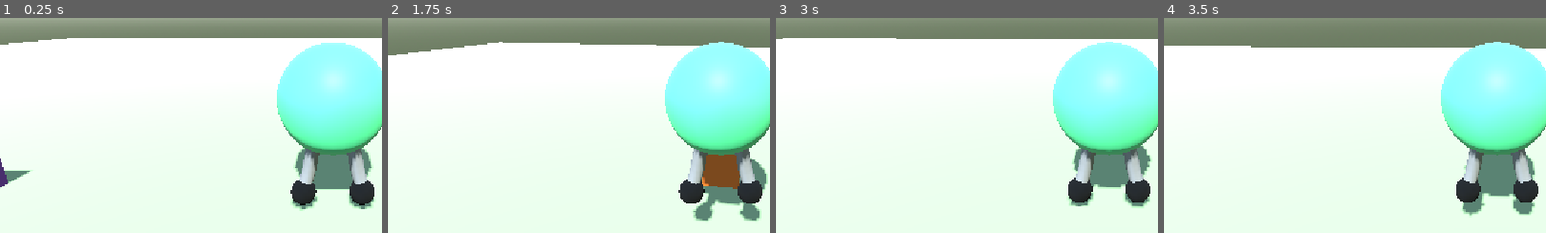
Above: before the commit, frames 1-4 (left to right).
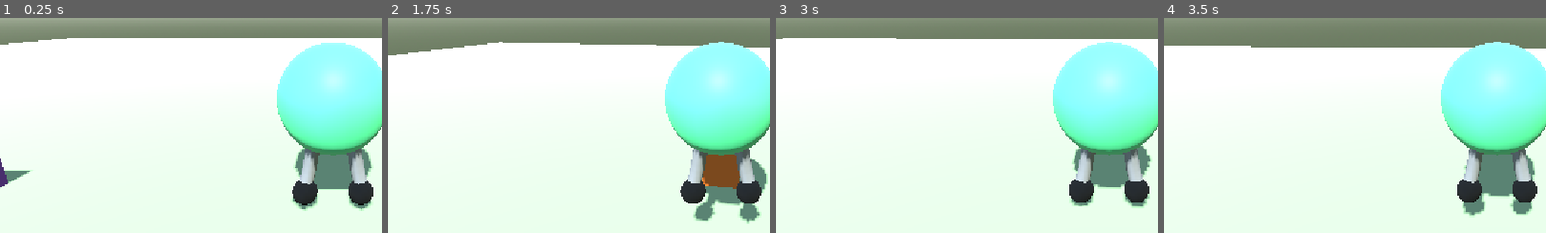
Above: after the commit, the same moments.

Repository: ar-bh/slingshot-boy
Game: Godot game, scene res://player/game.tscn
Same seed, same stepped clock (60 frames per second), same inputs: the game is played once before the commit and once after it.
Inputs (mouse positions are % of the whole screen's width and height, from its top left):
- Up to frame 1 (0.25 s): no input
- Up to frame 2 (1.75 s): tap Enter at 0.5 s; move the mouse to (55, 50) at 0.52 s; hold W (move_forward) from 0.53 s (still down); tap Alt at 0.6 s; tap Space (jump) at 0.77, 1.52 s; move the mouse to (45, 50) at 1.27 s; tap Shift at 1.35 s
- Up to frame 3 (3 s): keep holding W (move_forward); move the mouse to (52, 48) at 2.02 s; tap Alt at 2.1 s; move the mouse to (49, 52) at 2.77 s; tap Shift at 2.85 s
- Up to frame 4 (3.5 s): keep holding W (move_forward); tap Space (jump) at 3.02 s
The pictures show only the part of the screen within x 6-56%, y 34-84%; the shares and areas given below are measured in that part.

The runs differ from the first frame. In frame 1, 0.3% of the frame differs, in the area x 76-98%, y 61-90%; in frame 2, 0.3%; in frame 3, 0.3%; in frame 4, 0.4%, in the area x 76-98%, y 61-92%.

Commit message:
editable joints (Updated slingshot_boy.tscn)

Diff:
--- a/player/slingshot_boy.tscn
+++ b/player/slingshot_boy.tscn
@@ -14,14 +14,14 @@
 
 [sub_resource type="Curve3D" id="Curve3D_mn11d"]
 _data = {
-"points": PackedVector3Array(0, 0, 0, 0, 0, 0, -0.318997, -0.387567, 0, 0, 0, 0, 0, 0, 0, -0.34343657, -0.62170213, 0.040135138, 0, 0, 0, 0, 0, 0, -0.36915556, -0.8392706, 0.07258638, 0, 0, 0, 0, 0, 0, -0.39615387, -1.0402727, 0.09735372, 0, 0, 0, 0, 0, 0, -0.4244316, -1.2247081, 0.114437155, 0, 0, 0, 0, 0, 0, -0.45398867, -1.3925769, 0.12383669, 0, 0, 0, 0, 0, 0, -0.48482513, -1.5438794, 0.12555233, 0, 0, 0, 0, 0, 0, -0.51694095, -1.6786151, 0.11958407, 0, 0, 0, 0, 0, 0, -0.5503361, -1.7967844, 0.10593189, 0, 0, 0, 0, 0, 0, -0.58501077, -1.8983872, 0.08459583, 0, 0, 0, 0, 0, 0, -0.62096465, -1.9834234, 0.05557586, 0, 0, 0, 0, 0, 0, -0.658198, -2.051893, 0.018871993),
+"points": PackedVector3Array(0, 0, 0, 0, 0, 0, -0.318997, -0.387567, 0, 0, 0, 0, 0, 0, 0, -0.34544182, -0.62170213, 0.040135138, 0, 0, 0, 0, 0, 0, -0.37227485, -0.8392706, 0.07258638, 0, 0, 0, 0, 0, 0, -0.39949596, -1.0402727, 0.09735372, 0, 0, 0, 0, 0, 0, -0.42710525, -1.2247081, 0.114437155, 0, 0, 0, 0, 0, 0, -0.45510268, -1.3925769, 0.12383669, 0, 0, 0, 0, 0, 0, -0.4834883, -1.5438794, 0.12555233, 0, 0, 0, 0, 0, 0, -0.512262, -1.6786151, 0.11958407, 0, 0, 0, 0, 0, 0, -0.5414239, -1.7967844, 0.10593189, 0, 0, 0, 0, 0, 0, -0.570974, -1.8983872, 0.08459583, 0, 0, 0, 0, 0, 0, -0.60091215, -1.9834234, 0.05557586, 0, 0, 0, 0, 0, 0, -0.63123846, -2.051893, 0.018871993),
 "tilts": PackedFloat32Array(0, 0, 0, 0, 0, 0, 0, 0, 0, 0, 0, 0)
 }
 point_count = 12
 
 [sub_resource type="Curve3D" id="Curve3D_ekwqv"]
 _data = {
-"points": PackedVector3Array(0, 0, 0, 0, 0, 0, 0.318997, -0.387567, 0, 0, 0, 0, 0, 0, 0, 0.34343657, -0.62170213, 0.040135138, 0, 0, 0, 0, 0, 0, 0.36915556, -0.8392706, 0.07258638, 0, 0, 0, 0, 0, 0, 0.39615387, -1.0402727, 0.09735372, 0, 0, 0, 0, 0, 0, 0.4244316, -1.2247081, 0.114437155, 0, 0, 0, 0, 0, 0, 0.45398867, -1.3925769, 0.12383669, 0, 0, 0, 0, 0, 0, 0.48482513, -1.5438794, 0.12555233, 0, 0, 0, 0, 0, 0, 0.51694095, -1.6786151, 0.11958407, 0, 0, 0, 0, 0, 0, 0.5503361, -1.7967844, 0.10593189, 0, 0, 0, 0, 0, 0, 0.58501077, -1.8983872, 0.08459583, 0, 0, 0, 0, 0, 0, 0.62096465, -1.9834234, 0.05557586, 0, 0, 0, 0, 0, 0, 0.658198, -2.051893, 0.018871993),
+"points": PackedVector3Array(0, 0, 0, 0, 0, 0, 0.318997, -0.387567, 0, 0, 0, 0, 0, 0, 0, 0.34558997, -0.6216719, 0.04015128, 0, 0, 0, 0, 0, 0, 0.37250525, -0.8392237, 0.07261148, 0, 0, 0, 0, 0, 0, 0.39974287, -1.0402223, 0.097380616, 0, 0, 0, 0, 0, 0, 0.42730275, -1.2246678, 0.11445867, 0, 0, 0, 0, 0, 0, 0.455185, -1.3925602, 0.12384565, 0, 0, 0, 0, 0, 0, 0.48338956, -1.5438995, 0.12554157, 0, 0, 0, 0, 0, 0, 0.5119164, -1.6786857, 0.1195464, 0, 0, 0, 0, 0, 0, 0.5407655, -1.7969186, 0.10586016, 0, 0, 0, 0, 0, 0, 0.56993705, -1.8985987, 0.08448284, 0, 0, 0, 0, 0, 0, 0.5994308, -1.9837253, 0.055414457, 0, 0, 0, 0, 0, 0, 0.62924695, -2.052299, 0.018654995),
 "tilts": PackedFloat32Array(0, 0, 0, 0, 0, 0, 0, 0, 0, 0, 0, 0)
 }
 point_count = 12
@@ -40,52 +40,51 @@
 transform = Transform3D(1, 0, 0, 0, 1, 0, 0, 0, 1, 0, 2.2018938, 0)
 
 [node name="Skeleton" type="Skeleton3D" parent="SlingshotMesh" unique_id=1521935051]
-show_rest_only = true
 bones/0/name = "LeftHip"
 bones/0/parent = -1
 bones/0/rest = Transform3D(1, 0, 0, 0, 1, 0, 0, 0, 1, -0.318997, -0.787567, 0)
 bones/0/enabled = true
-bones/0/position = Vector3(0, 0, 0)
+bones/0/position = Vector3(-0.318997, -0.787567, 0)
 bones/0/rotation = Quaternion(0, 0, 0, 1)
 bones/0/scale = Vector3(1, 1, 1)
 bones/1/name = "LeftKnee"
 bones/1/parent = 0
 bones/1/rest = Transform3D(1, 0, 0, 0, 1, 0, 0, 0, 1, -0.15025, -0.682732, 0.125655)
 bones/1/enabled = true
-bones/1/position = Vector3(0, 0, 0)
+bones/1/position = Vector3(-0.15025, -0.682732, 0.125655)
 bones/1/rotation = Quaternion(0, 0, 0, 1)
 bones/1/scale = Vector3(1, 1, 1)
 bones/2/name = "LeftFoot"
 bones/2/parent = 1
 bones/2/rest = Transform3D(1, 0, 0, 0, 1, 0, 0, 0, 1, -0.188951, -0.731594, -0.106783)
 bones/2/enabled = true
-bones/2/position = Vector3(0, 0, 0)
+bones/2/position = Vector3(-0.16199148, -0.731594, -0.106783)
 bones/2/rotation = Quaternion(0, 0, 0, 1)
 bones/2/scale = Vector3(1, 1, 1)
 bones/3/name = "RightHip"
 bones/3/parent = -1
 bones/3/rest = Transform3D(1, 0, 0, 0, 1, 0, 0, 0, 1, 0.318997, -0.787567, 0)
 bones/3/enabled = true
-bones/3/position = Vector3(0, 0, 0)
+bones/3/position = Vector3(0.318997, -0.787567, 0)
 bones/3/rotation = Quaternion(0, 0, 0, 1)
 bones/3/scale = Vector3(1, 1, 1)
 bones/4/name = "RightKnee"
 bones/4/parent = 3
 bones/4/rest = Transform3D(1, 0, 0, 0, 1, 0, 0, 0, 1, 0.15025, -0.682732, 0.125655)
 bones/4/enabled = true
-bones/4/position = Vector3(0, 0, 0)
+bones/4/position = Vector3(0.15025, -0.682732, 0.125655)
 bones/4/rotation = Quaternion(0, 0, 0, 1)
 bones/4/scale = Vector3(1, 1, 1)
 bones/5/name = "RightFoot"
 bones/5/parent = 4
 bones/5/rest = Transform3D(1, 0, 0, 0, 1, 0, 0, 0, 1, 0.188951, -0.731594, -0.106783)
 bones/5/enabled = true
-bones/5/position = Vector3(0, 0, 0)
+bones/5/position = Vector3(0.16, -0.732, -0.107)
 bones/5/rotation = Quaternion(0, 0, 0, 1)
 bones/5/scale = Vector3(1, 1, 1)
 
 [node name="LeftShoe" type="BoneAttachment3D" parent="SlingshotMesh/Skeleton" unique_id=414329660]
-transform = Transform3D(1, 0, 0, 0, 1, 0, 0, 0, 1, -0.658198, -2.201893, 0.018871993)
+transform = Transform3D(1, 0, 0, 0, 1, 0, 0, 0, 1, -0.63123846, -2.201893, 0.018871993)
 bone_name = "LeftFoot"
 bone_idx = 2
 
@@ -94,7 +93,7 @@
 mesh = SubResource("SphereMesh_mn11d")
 
 [node name="RightShoe" type="BoneAttachment3D" parent="SlingshotMesh/Skeleton" unique_id=1230204842]
-transform = Transform3D(1, 0, 0, 0, 1, 0, 0, 0, 1, 0.658198, -2.201893, 0.018871993)
+transform = Transform3D(1, 0, 0, 0, 1, 0, 0, 0, 1, 0.62924695, -2.202299, 0.018654995)
 bone_name = "RightFoot"
 bone_idx = 5
 
